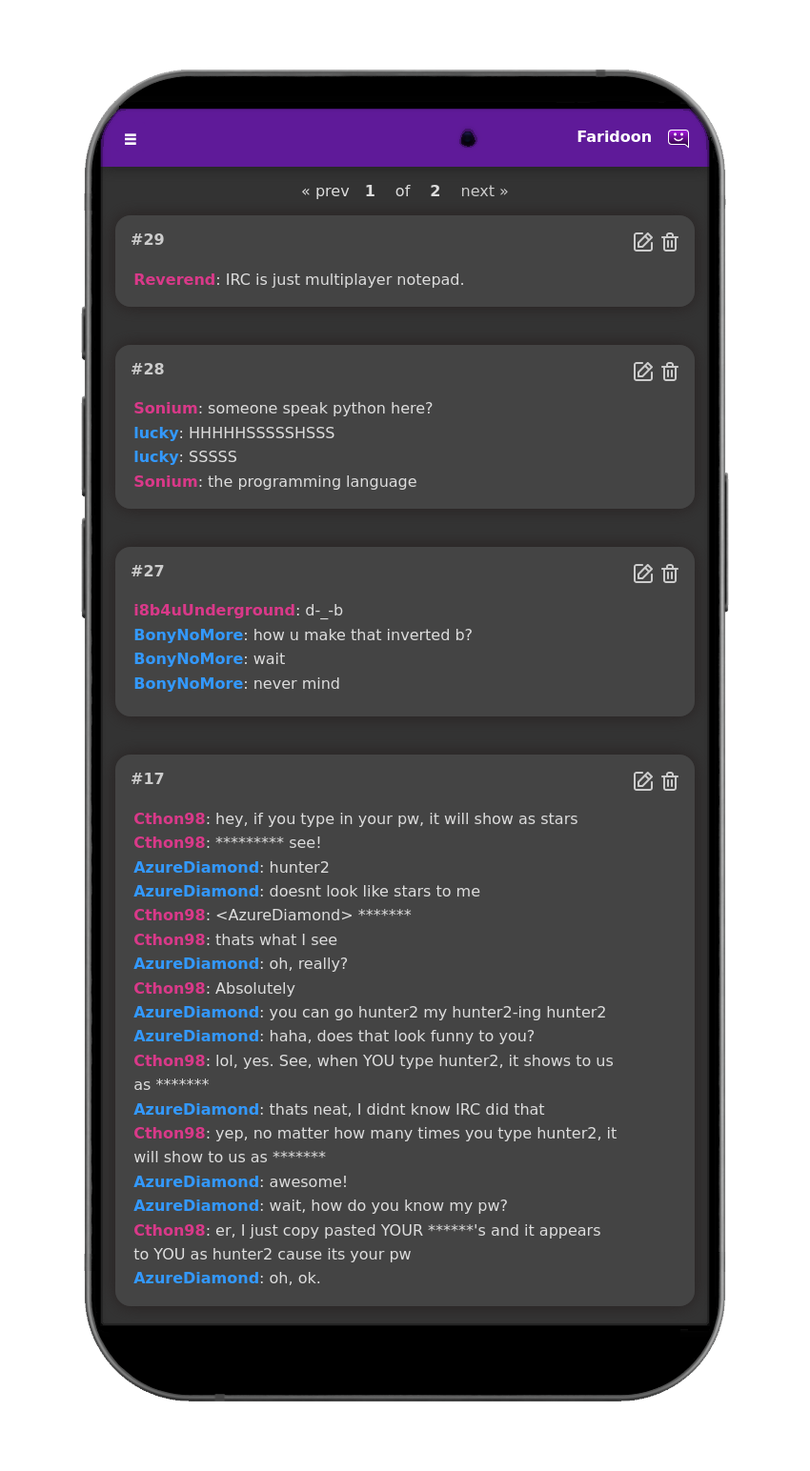
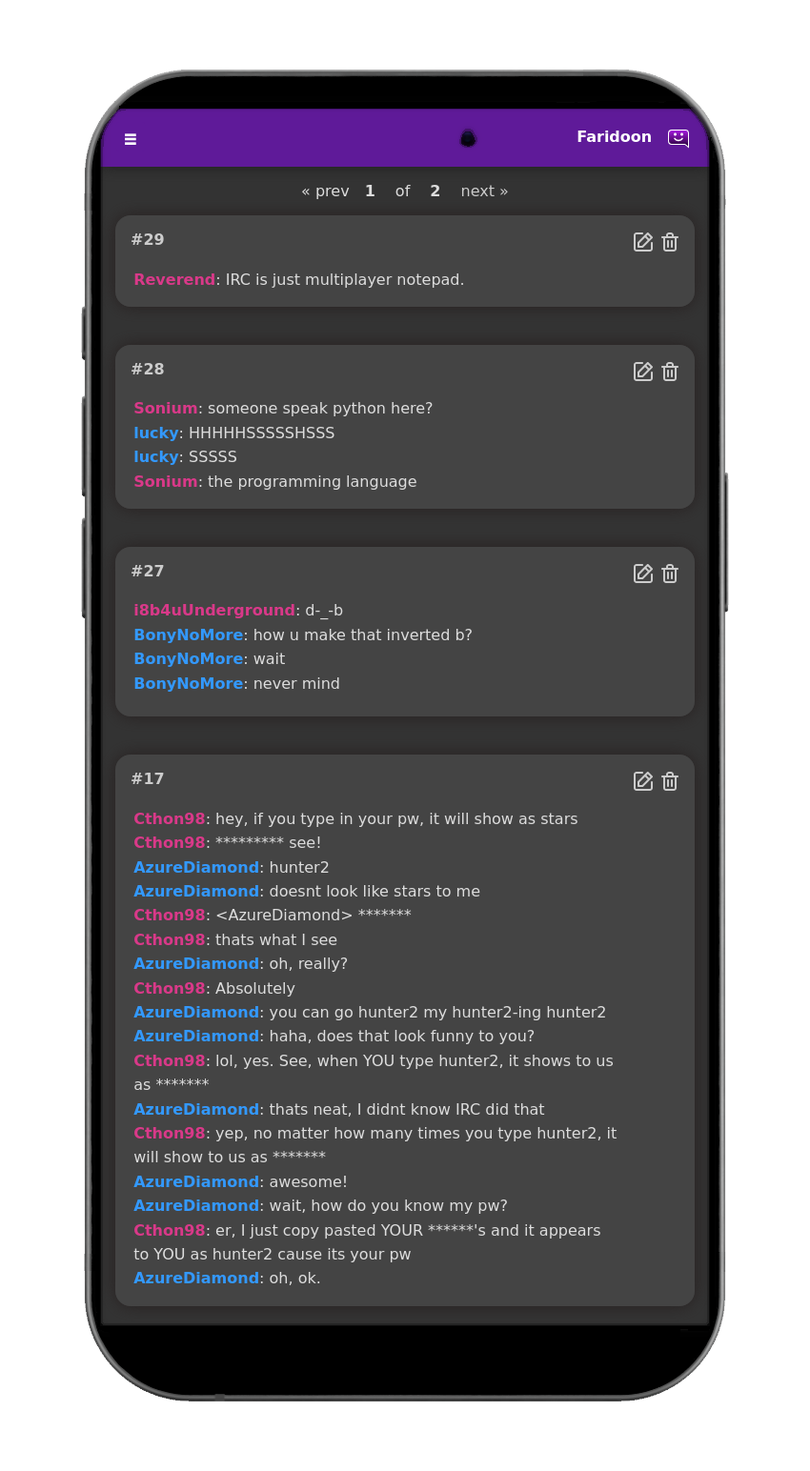
Two versions of the same layered image (810×1471). Layer-by-layer changes:
painted on "Base" over (583, 68, 618, 78)
